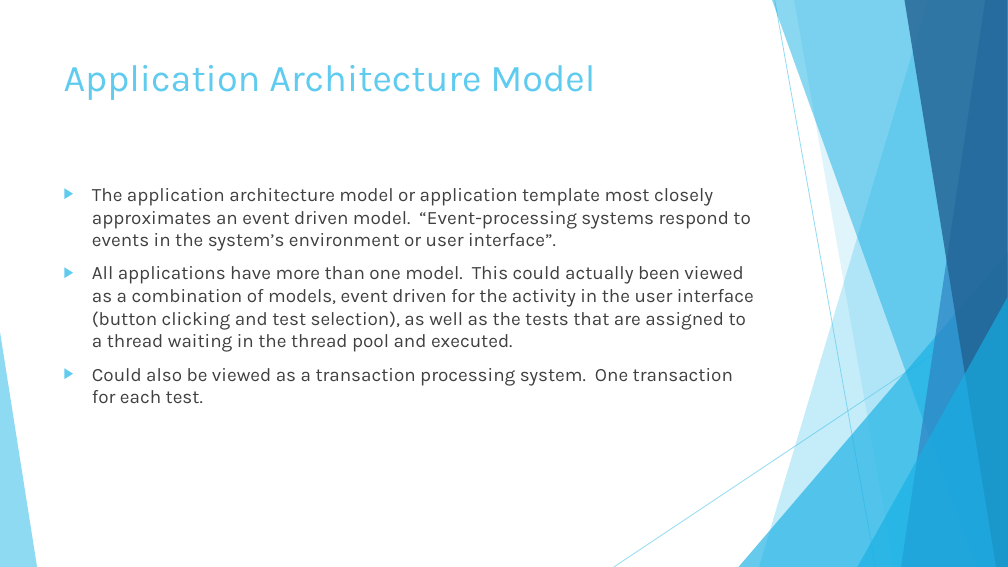
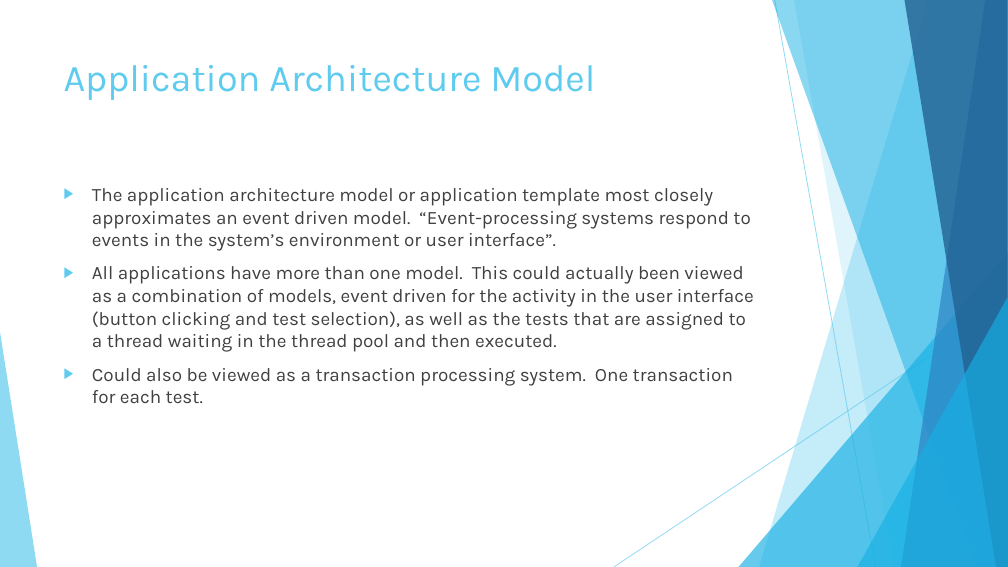
Before and after one commit to KodeFu/cse682, a slide deck: slide 32 of Test Framework Final Presentation.pptx. Drawn at 1008x567 pixels with LibreOffice and Linux fonts; fonts in the diff are those of the drawing. Boxes give left, top, right and bottom in pixels: in the first picture for what was removed or moved away, otherwise in the second. Text is boxed around its words. In the diff, an @@ line names an element or a change of style, - is before the commit and + after.

Commit message:
Update Presentation

```diff
--- a/Test Framework Final Presentation.pptx
+++ b/Test Framework Final Presentation.pptx
@@ text at (92,266,754,352): text changed @@
-▶ All applications have more than one model. This could actually been viewed as a combination of models, event driven for the activity in the user interface (button clicking and test selection), as well as the tests that are assigned to a thread waiting in the thread pool and executed.
+▶ All applications have more than one model. This could actually been viewed as a combination of models, event driven for the activity in the user interface (button clicking and test selection), as well as the tests that are assigned to a thread waiting in the thread pool and then executed.
```
